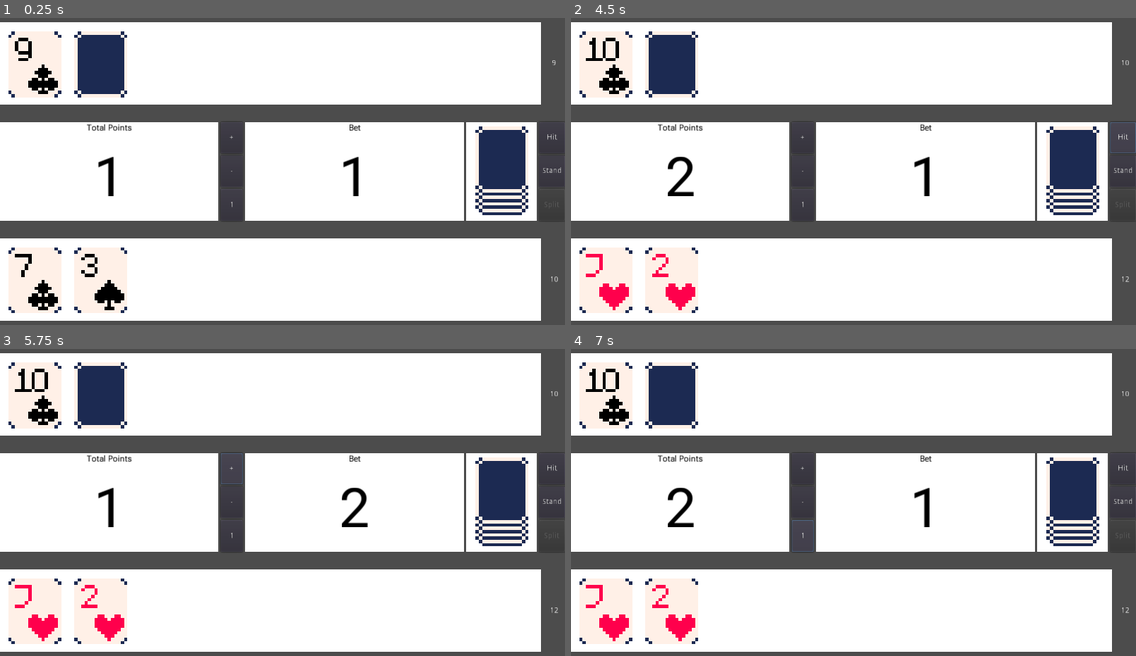
Above: before the commit, frames 1-4 (two rows, left to right).
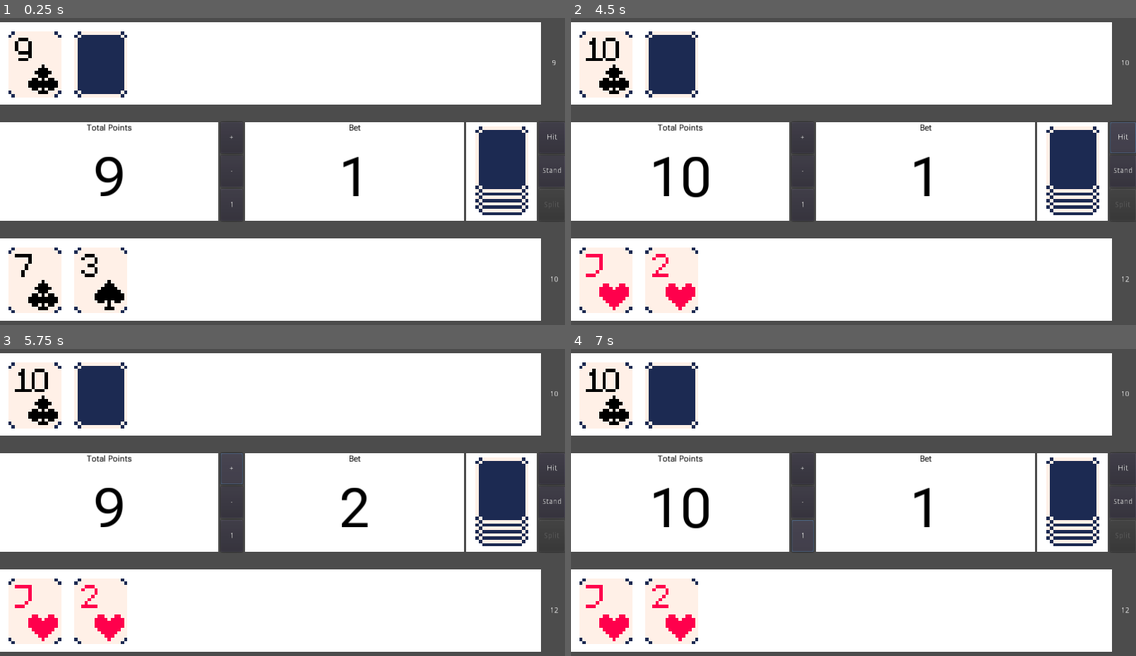
Above: after the commit, the same moments.

Repository: HunterJKavanagh/BlackJack
Game: Godot game, scene res://Scenes/Root/Root.tscn
Two runs of this game, one before a commit and one after it. Both use one fixed random seed, a clock stepped at 60 frames per second and the inputs below.
Inputs:
- Up to frame 1 (0.25 s): no input
- Up to frame 2 (4.5 s): click "+" at 0.5 s; click "-" at 1.25 s; click "1" at 2 s; click "Hit" at 2.75 s; click "Stand" at 3.5 s; click "Start" at 4.25 s
- Up to frame 3 (5.75 s): click "+" at 5 s
- Up to frame 4 (7 s): click "-" at 5.75 s; click "1" at 6.5 s

The runs differ from the first frame. In frame 1, 0.4% of the frame differs, in the area x 16-22%, y 45-59%; in frame 2, 0.6%, in the area x 14-25%, y 45-59%; in frame 3, 0.4%; in frame 4, 0.6%.

Commit message:
Changed starting points to 10

Diff:
--- a/Scenes/Root/Root.gd
+++ b/Scenes/Root/Root.gd
@@ -2,7 +2,7 @@
 
 
 var bj = load('res://lib/blackjack.gd').new()
-var points = 1
+var points = 9
 var bet = 1
 
 
